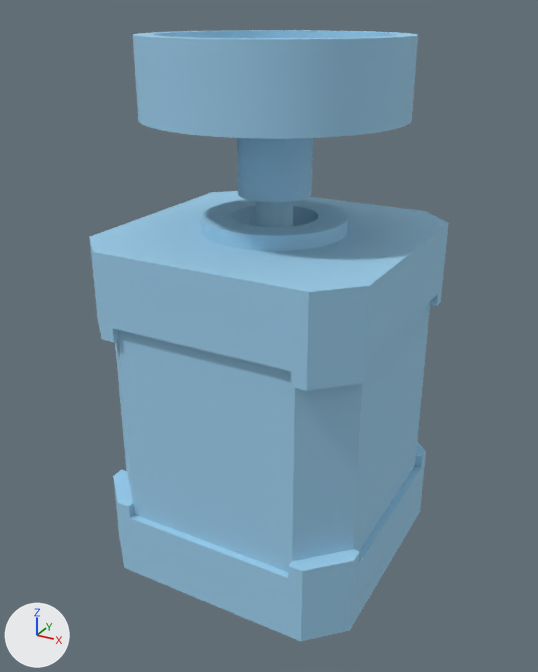
An edit to the COLLADA model cluerosity_description/meshes/stepper_motor.dae, drawn before and after from the same camera.
One viewpoint serves both versions: a 50 mm lens placed at (0.0476, -0.0882, 0.0779), pointed at (-0.0001, -0.0015, 0.0346). Every picture has the same lights, and +X, +Y and +Z are marked at lower left.

Script lines for the objects in view, before the commit:
```python
mat_id9 = principled_material('ID9')
mat_id9.base_color = (0.337, 0.624, 0.839)  # blue #9dcfec
mat_id9.roughness = 0.9
me_id2 = bpy.data.meshes.new('ID2')
me_id2.from_pydata(...)  # 886 vertices, 1768 faces; spans x -0.02..0.02, y -0.02..0.02, z 0.0..0.075
me_id2.materials.append(mat_id9)  # blue #9dcfec
ob_id2 = bpy.data.objects.new('ID2', me_id2)
ob_id2.location = (0.0, 0.0, 0.0)
```
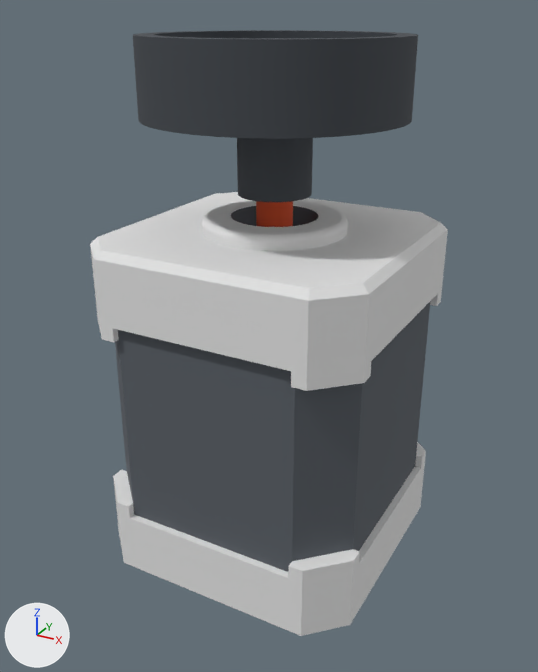
Location of each change, [x1, y1, x2, y2] in pixels of the pictures (538 x 672 px; the box of a moved part takes in the faces that stretch with it):
'ID2', recoloured, reshaped (blue to grey)
    before: [90, 30, 449, 641]
    after: [90, 30, 448, 636]
part 1 of me_id2, built on
    before: [90, 191, 449, 391]
    after: [90, 192, 448, 391]
part 2 of me_id2, moved or reshaped
    before: [113, 453, 426, 641]
    after: [113, 453, 426, 636]
part 3 of me_id2, recoloured (blue to grey)
    both: [115, 206, 430, 572]
part 4 of me_id2, recoloured
    both: [256, 201, 293, 227]
part 5 of me_id2, recoloured (blue to grey)
    both: [102, 294, 441, 578]

The edits, one by one:
Material 'ID9' (mat_id9) changes colour from blue #9dcfec to dark grey #42474d; in linear values from (0.337, 0.624, 0.839) to (0.0545, 0.063, 0.0742).
Material 'ID13' (mat_id13) is new.
Its base color is (0.791, 0.791, 0.791) (white #e6e6e6).
Its roughness is 0.9.
Material 'ID10' (mat_id10) is new.
Its base color is (0.0999, 0.114, 0.133) (dark grey #595f66).
Its roughness is 0.9.
Material 'ID11' (mat_id11) is new.
Its base color is (0.337, 0.624, 0.839) (blue #9dcfec).
Its roughness is 0.9.
Material 'ID12' (mat_id12) is new.
Its base color is (0.723, 0.0844, 0.0203) (orange #dd5227).
Its roughness is 0.9.
me_id2 is used by ob_id2; location (0.0, 0.0, 0.0).
me_id2 had 886 vertices, 1768 faces and spanned x -0.02..0.02, y -0.02..0.02, z 0.0..0.075.
me_id2 now has 1368 vertices, 2732 faces and spans x -0.02..0.02, y -0.02..0.02, z 0.0..0.075.
me_id2 part 1: 82 vertices removed from x -0.02..0.02, y -0.02..0.02, z 0.04..0.052; 556 vertices added at x -0.02..0.02, y -0.02..0.02, z 0.038..0.052.
me_id2 part 2: 3 vertices moved from x -0.015..0.02, y -0.015..0.02, z 0.0 to x -0.015..0.02, y -0.015..0.02, z 0.001; 5 vertices removed from x -0.02..0.015, y -0.02..0.02, z 0.0; 13 vertices added at x -0.02..0.019, y -0.02..0.02, z 0.0..0.001.
me_id2 part 3: 136 faces spanning x -0.019..0.019, y -0.019..0.019, z 0.01..0.052 switch from mat_id9 (blue #9dcfec) to mat_id10 (dark grey #595f66).
me_id2 part 4: 72 faces spanning x -0.0025..0.0025, y -0.0025..0.0025, z 0.025..0.055 switch from mat_id9 (blue #9dcfec) to mat_id12 (orange #dd5227).
me_id2 part 5: 88 faces spanning x -0.02..0.02, y -0.02..0.02, z 0.001..0.04 switch from mat_id9 (blue #9dcfec) to mat_id13 (white #e6e6e6).
me_id2 now uses material mat_id11 (blue #9dcfec).
